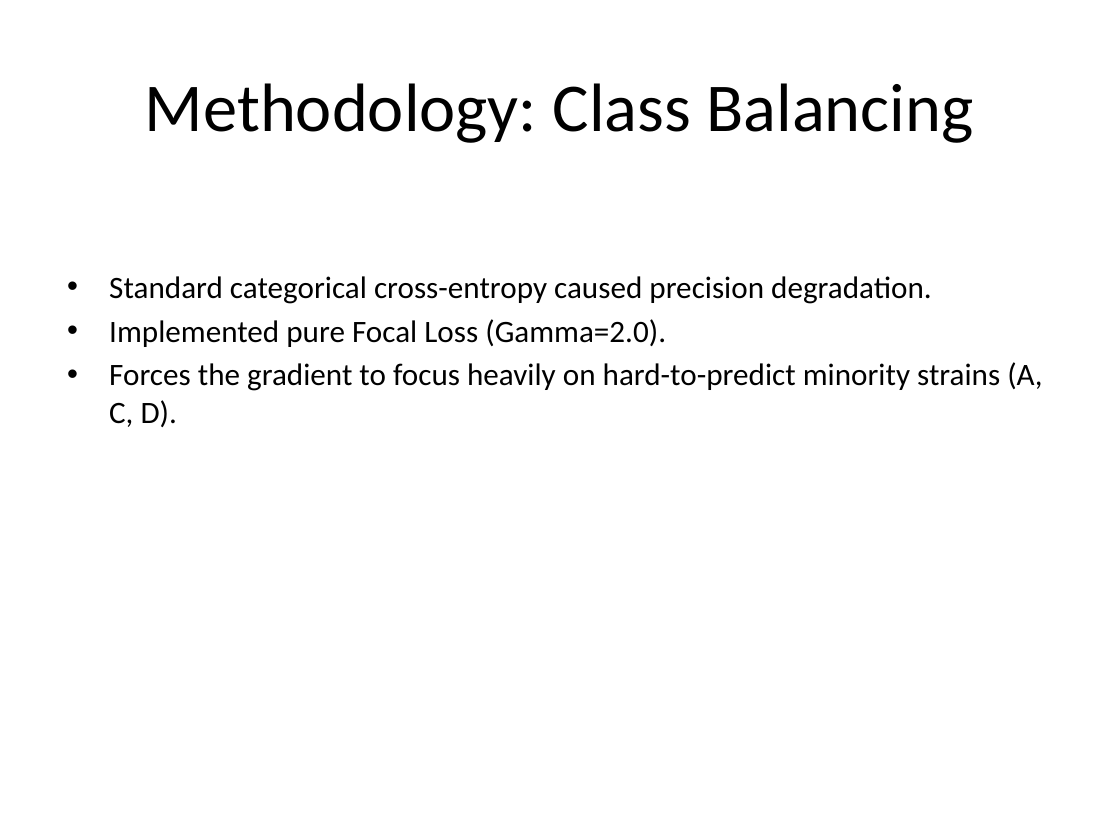
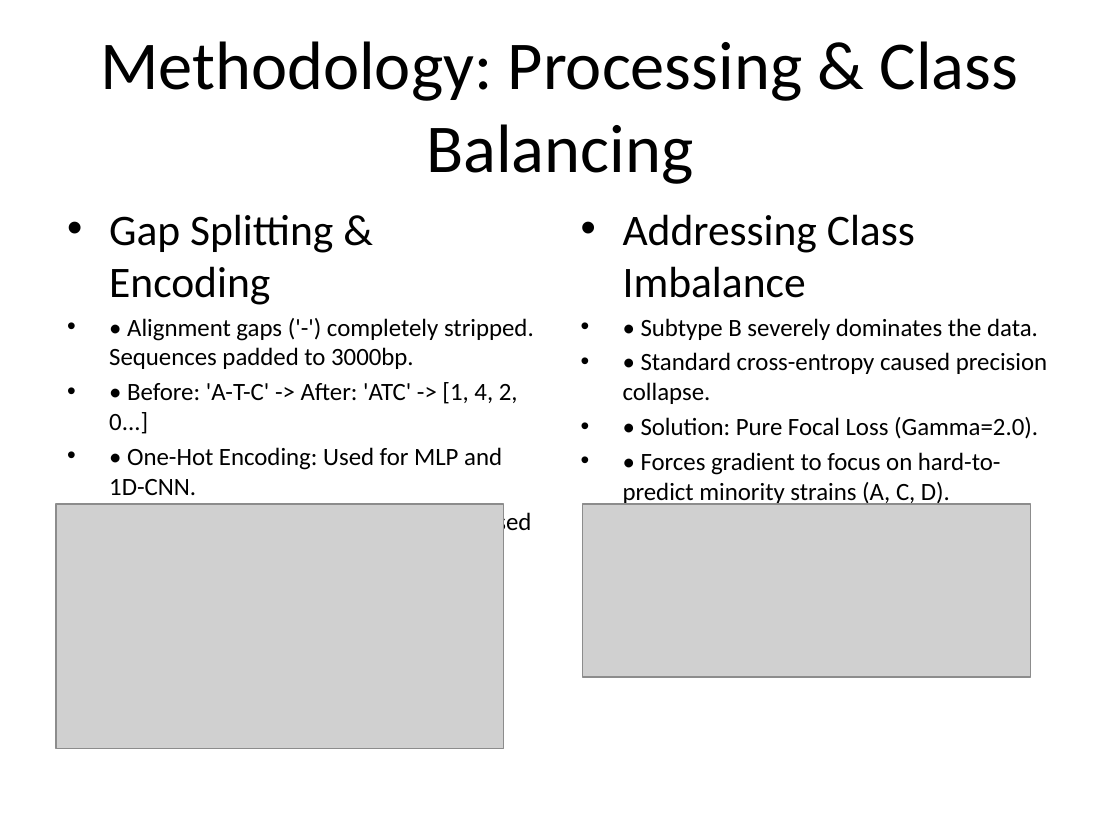
Before and after one commit to JNagawa/HIV_subtype_classifier_DeepLearning, a slide deck: slide 4 of reports/presentation.pptx (slide 5 before the commit). Drawn at 1120x840 pixels with LibreOffice and Linux fonts; fonts in the diff are those of the drawing; grey boxes stand for pictures. Boxes give left, top, right and bottom in pixels: in the first picture for what was removed or moved away, otherwise in the second. Text is boxed around its words. In the diff, an @@ line names an element or a change of style, - is before the commit and + after.

Commit message:
Update methodology to a custom two-column slide for processing and class balance

```diff
--- a/reports/presentation.pptx
+++ b/reports/presentation.pptx
@@ title at bbox=[100, 41, 1018, 184]: text changed @@
-Methodology: Class Balancing
+Methodology: Processing & Class Balancing
@@ text added at bbox=[109, 214, 534, 535], 16 pt, text #000000 @@
+• Gap Splitting & Encoding
+• • Alignment gaps ('-') completely stripped. Sequences padded to 3000bp.
+• • Before: 'A-T-C' -> After: 'ATC' -> [1, 4, 2, 0...]
+• • One-Hot Encoding: Used for MLP and 1D-CNN.
+• • Label Embedding: Integer mapping used for BiLSTM.
@@ text at bbox=[623, 214, 1047, 506]: text changed; size 20 to 16 pt @@
-• Standard categorical cross-entropy caused precision degradation.
-• Implemented pure Focal Loss (Gamma=2.0).
-• Forces the gradient to focus heavily on hard-to-predict minority strains (A, C, D).
+• Addressing Class Imbalance
+• • Subtype B severely dominates the data.
+• • Standard cross-entropy caused precision collapse.
+• • Solution: Pure Focal Loss (Gamma=2.0).
+• • Forces gradient to focus on hard-to-predict minority strains (A, C, D).
@@ picture added at bbox=[56, 504, 504, 749] @@
@@ picture added at bbox=[582, 504, 1030, 678] @@
```
Also in this commit, not shown: 1 other slide changed, 1 slide removed, 1 other file.
